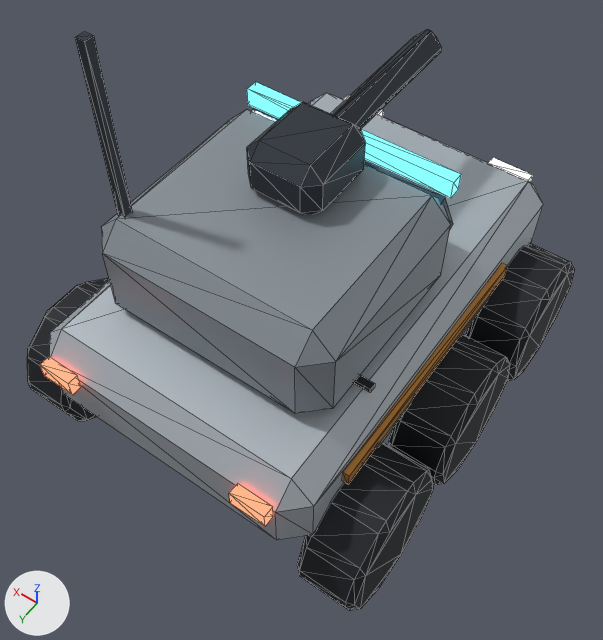
The glTF model public/media/model/exo-rover.glb: old version first, new version second.
Before and after are seen from a camera (50 mm lens) standing at (-1.41, 2.06, 3.64) and looking at (-0.14, 0.28, 0.85). Lighting does not change. The marker at lower left points along +X, +Y and +Z. The first picture is the older version. Mesh edges are drawn as thin lines. Where no turn or scale is listed for an object, it has been applied to the vertices. Vertices at exactly the same position are counted once.

Before the edit, the objects in view are built like this:
```python
me_body = bpy.data.meshes.new('body')
me_body.from_pydata(...)  # 488 vertices, 904 faces; spans x -0.92..0.92, y -1.11..1.1, z 0.04..2.15
me_body.materials.append(mat_hull)  # light grey #b4bcc3
me_body.materials.append(mat_hull2)  # grey #8f989f
me_body.materials.append(mat_glass)  # dark blue #2a4a5a
me_body.materials.append(mat_black)  # black #1c2026
me_body.materials.append(mat_dark)  # dark grey #363c44
me_body.materials.append(mat_cyan)  # black #000000, glowing cyan #5ff3ff
me_body.materials.append(mat_lamp)  # black #000000, glowing beige #fff1d6
me_body.materials.append(mat_red)  # black #000000, glowing red #ff6a4d
me_body.materials.append(mat_accent)  # orange #c98a3a
me_turret = bpy.data.meshes.new('turret')
me_turret.from_pydata(...)  # 48 vertices, 88 faces; spans x -0.175..0.175, y -0.975..0.2, z -0.025..0.225
me_turret.materials.append(mat_dark)  # dark grey #363c44
ob_body = bpy.data.objects.new('body', me_body)
ob_body.location = (0.0, 0.0, 0.0)
ob_turret = bpy.data.objects.new('turret', me_turret)
ob_turret.location = (0.0, 0.05, 1.4)
```
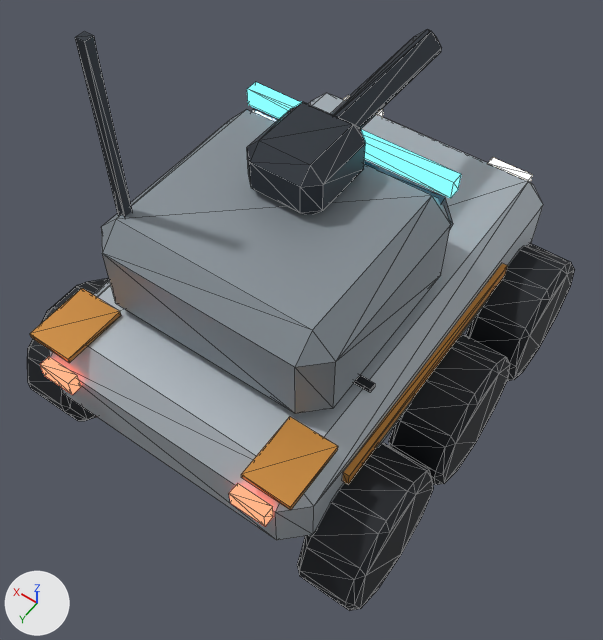
Diff of the bpy script that builds the scene:
```diff
--- a/public/media/model/exo-rover.glb.py
+++ b/public/media/model/exo-rover.glb.py
@@ me_body @@
 # used by ob_body; location = (0.0, 0.0, 0.0)
-me_body.from_pydata(...)  # 488 vertices, 904 faces; spans x -0.92..0.92, y -1.11..1.1, z 0.04..2.15
+me_body.from_pydata(...)  # 504 vertices, 928 faces; spans x -0.92..0.92, y -1.11..1.1, z 0.04..2.15
+# me_body part 1: a new loose piece, a box spanning x -0.645..-0.429, y 0.756..1.05, z 0.945..0.97, in mat_accent (orange #c98a3a)
+# me_body part 2: a new loose piece, a box spanning x 0.429..0.645, y 0.756..1.05, z 0.945..0.97, in mat_accent (orange #c98a3a)
 me_body.materials.append(mat_hull)
```

Changed parts and their boxes [x1, y1, x2, y2] in the pictures (603 x 640 px):
part 1 of me_body, added (orange): after [241, 417, 338, 510]
part 2 of me_body, added (orange): after [30, 288, 121, 363]
